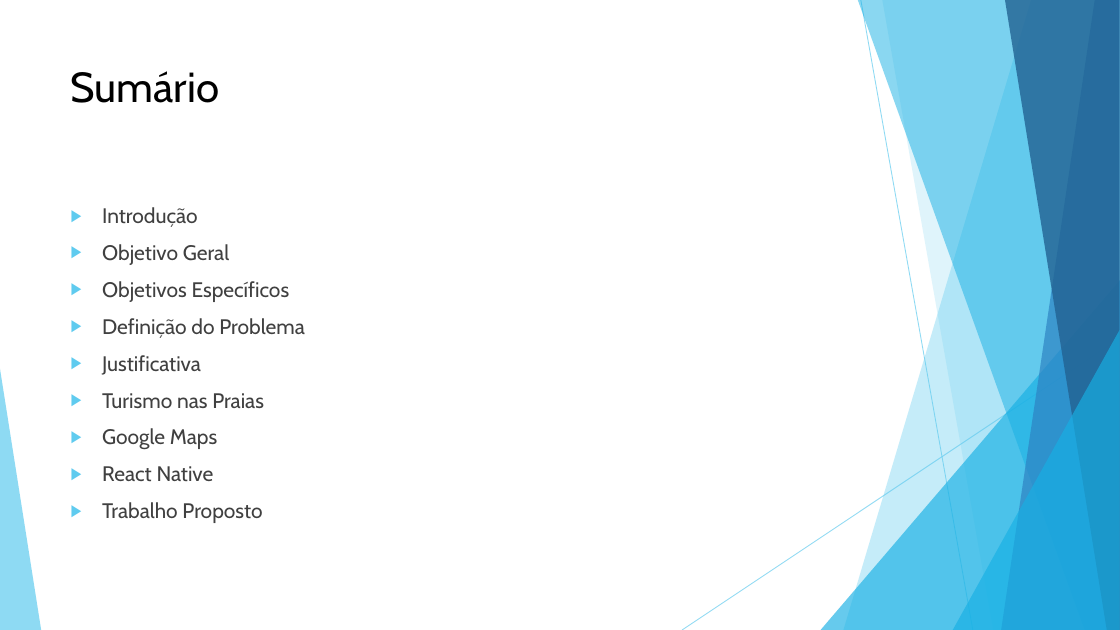
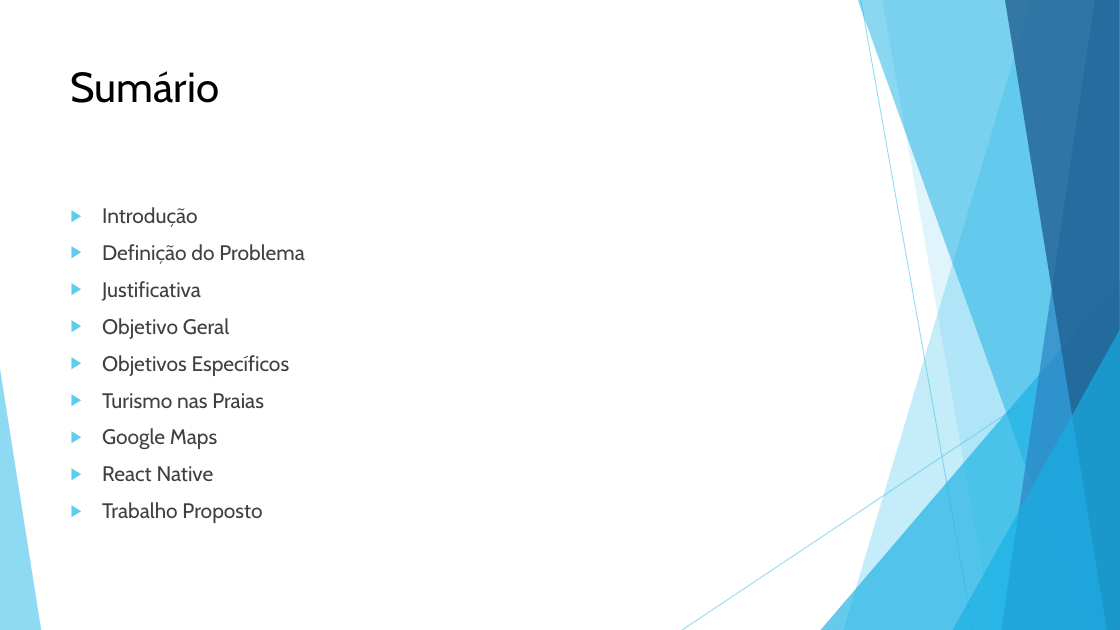
Before and after one commit to PedroCitadin/SlideTCC, a slide deck: slide 2 of Slide tcc.pptx. Drawn at 1120x630 pixels with LibreOffice and Linux fonts; fonts in the diff are those of the drawing. Boxes give left, top, right and bottom in pixels: in the first picture for what was removed or moved away, otherwise in the second. Text is boxed around its words. In the diff, an @@ line names an element or a change of style, - is before the commit and + after.

```diff
--- a/Slide tcc.pptx
+++ b/Slide tcc.pptx
@@ text at <box>102,244,305,301</box>: paragraphs added @@
+▶ Definição do Problema
+▶ Justificativa
@@ text at <box>102,318,305,375</box>: paragraphs removed @@
-▶ Definição do Problema
-▶ Justificativa
```
